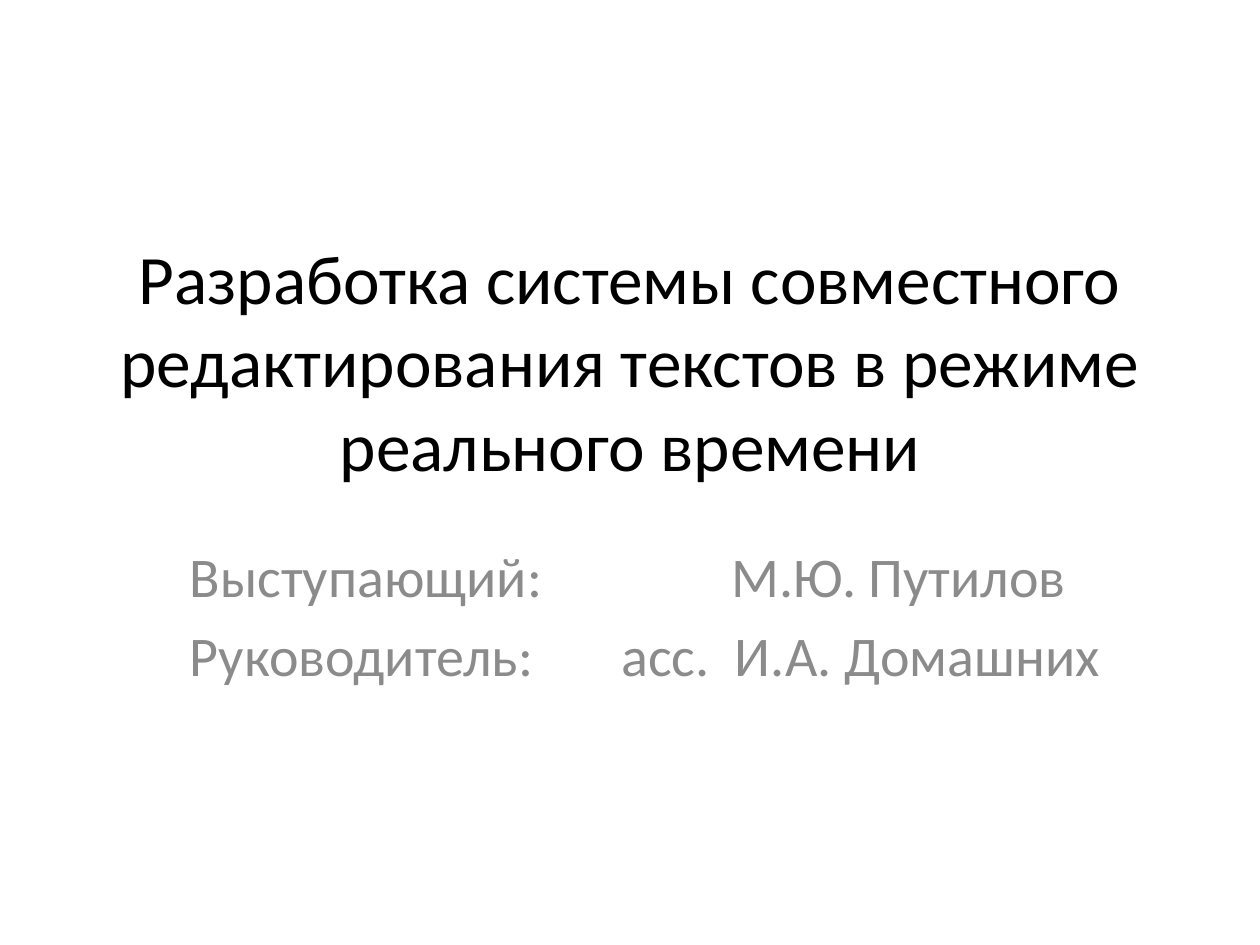
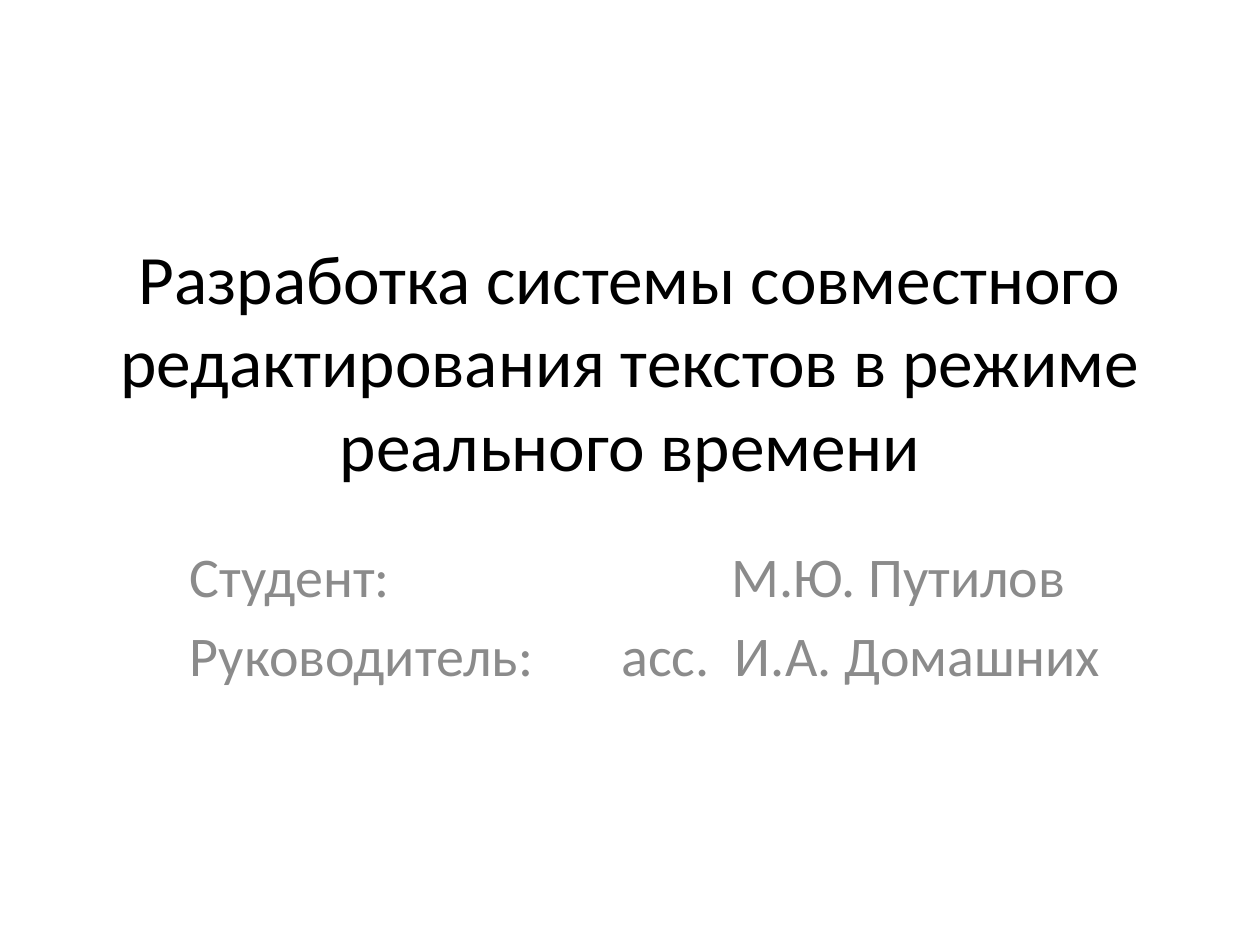
Before and after one commit to mikhail-putilov/archive, a slide deck: slide 1 of ВКР Путилов М.Ю. Презентация.pptx. Drawn at 1260x945 pixels with LibreOffice and Linux fonts; fonts in the diff are those of the drawing. Boxes give left, top, right and bottom in pixels: in the first picture for what was removed or moved away, otherwise in the second. Text is boxed around its words. In the diff, an @@ line names an element or a change of style, - is before the commit and + after.

```diff
--- a/ВКР Путилов М.Ю. Презентация.pptx
+++ b/ВКР Путилов М.Ю. Презентация.pptx
@@ subtitle at box(190, 561, 1065, 606): text changed @@
-Выступающий: М.Ю. Путилов
+Студент: М.Ю. Путилов
```
Also in this commit, not shown: 4 other slides changed, 16 slides added, 20 slides removed, 17 other files.
